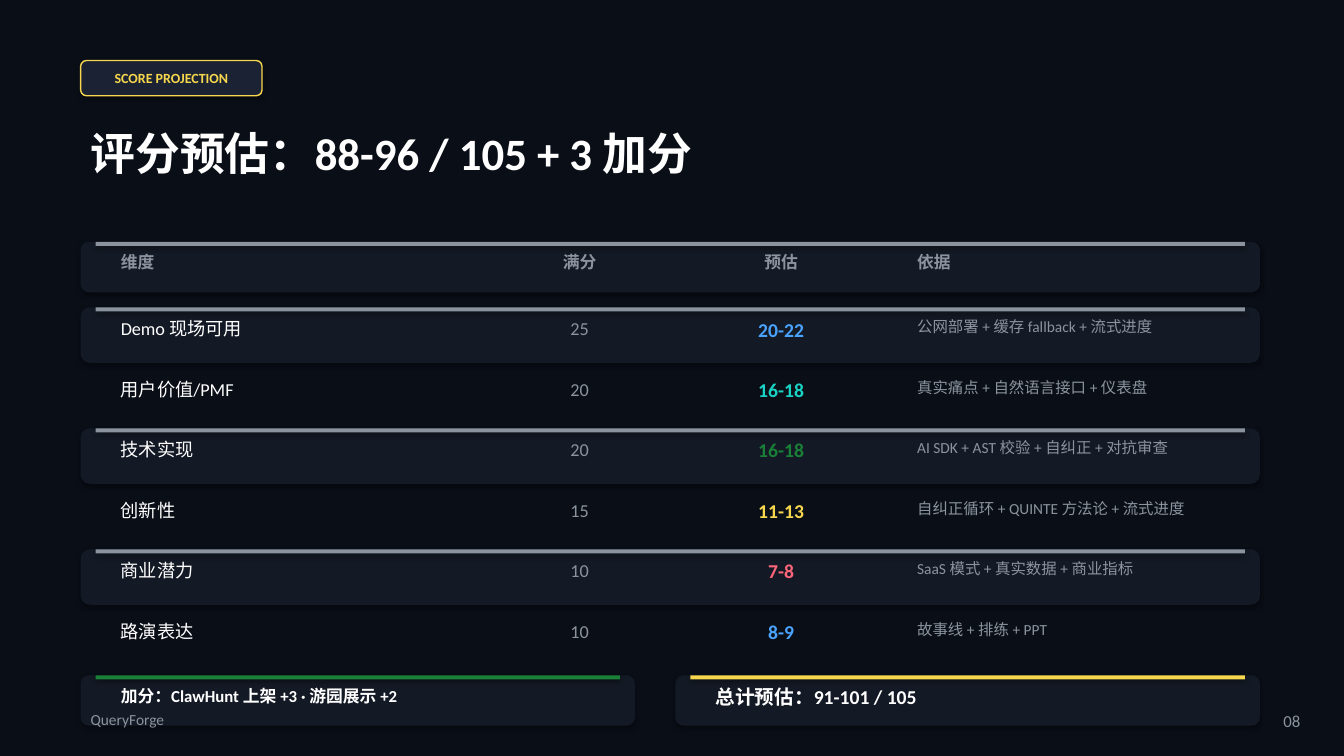
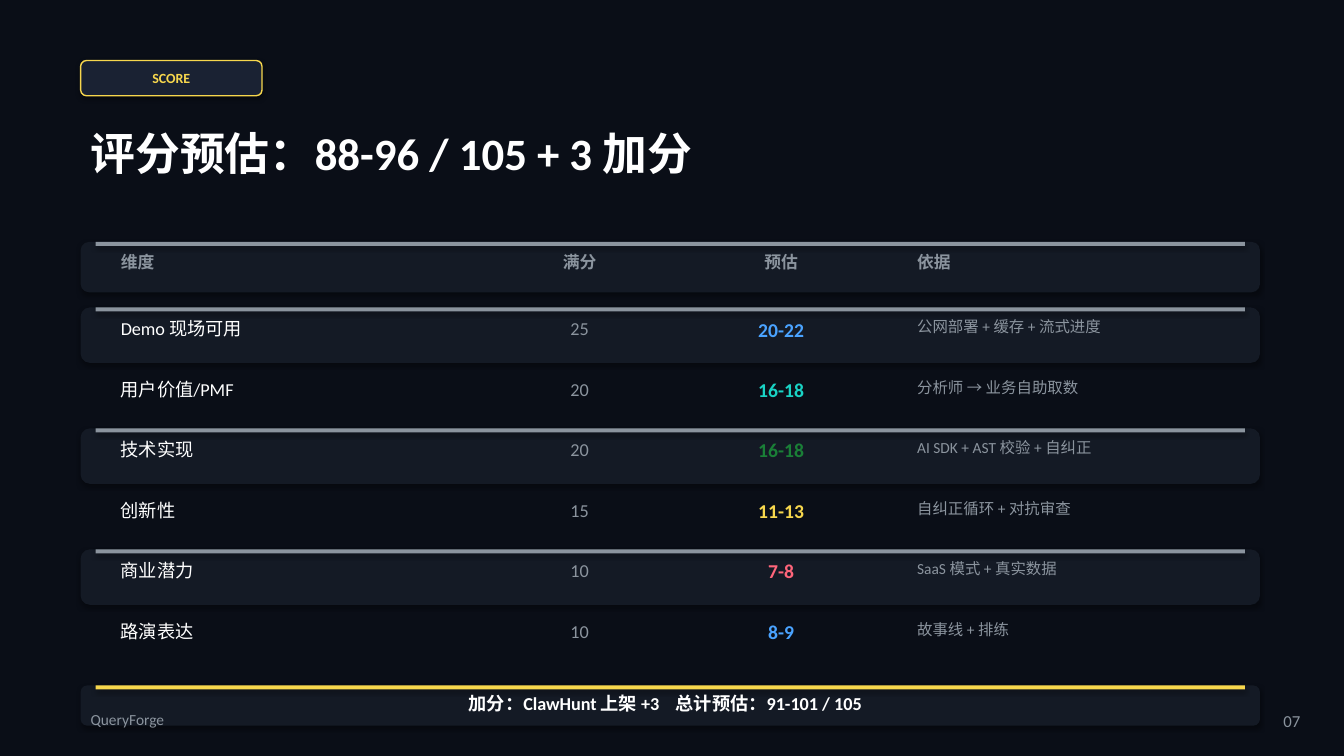
Before and after one commit to eric-stone-plus/queryforge, a slide deck: slide 7 of QueryForge-Pitch.pptx (slide 8 before the commit). Drawn at 1344x756 pixels with LibreOffice and Linux fonts; fonts in the diff are those of the drawing. Boxes give left, top, right and bottom in pixels: in the first picture for what was removed or moved away, otherwise in the second. Text is boxed around its words. In the diff, an @@ line names an element or a change of style, - is before the commit and + after.

```diff
--- a/QueryForge-Pitch.pptx
+++ b/QueryForge-Pitch.pptx
@@ text in rounded rectangle at box(152, 74, 190, 83): text changed @@
-SCORE PROJECTION
+SCORE
@@ text at box(917, 319, 1101, 333): text changed @@
-公网部署 + 缓存 fallback + 流式进度
+公网部署 + 缓存 + 流式进度
@@ text at box(917, 380, 1079, 394): text changed @@
-真实痛点 + 自然语言接口 + 仪表盘
+分析师 → 业务自助取数
@@ text at box(917, 440, 1091, 454): text changed @@
-AI SDK + AST 校验 + 自纠正 + 对抗审查
+AI SDK + AST 校验 + 自纠正
@@ text at box(917, 501, 1071, 515): text changed @@
-自纠正循环 + QUINTE 方法论 + 流式进度
+自纠正循环 + 对抗审查
@@ text at box(917, 561, 1057, 575): text changed @@
-SaaS 模式 + 真实数据 + 商业指标
+SaaS 模式 + 真实数据
@@ text at box(917, 622, 1009, 636): text changed @@
-故事线 + 排练 + PPT
+故事线 + 排练
@@ rounded rectangle: place and size @@
-rounded rectangle at box(81, 676, 635, 726)
+rounded rectangle at box(81, 686, 1260, 726)
@@ rectangle: place and size @@
-rectangle at box(96, 676, 620, 680)
+rectangle at box(96, 686, 1245, 690)
@@ rectangle at box(96, 686, 1245, 690): fill #1A7F37 to #F7D74D @@
@@ rounded rectangle removed at box(676, 676, 1260, 726) @@
@@ rectangle removed at box(691, 676, 1245, 680) @@
@@ text removed at box(715, 687, 917, 706) @@
-总计预估：91-101 / 105
@@ text at box(469, 694, 862, 712): text changed; size 12 to 13 pt @@
-加分：ClawHunt 上架 +3 · 游园展示 +2
+加分：ClawHunt 上架 +3 总计预估：91-101 / 105
@@ text at box(1283, 716, 1300, 727): text changed @@
-08
+07
```
Also in this commit, not shown: 6 other slides changed, 2 slides added, 4 slides removed, 1 other file.
